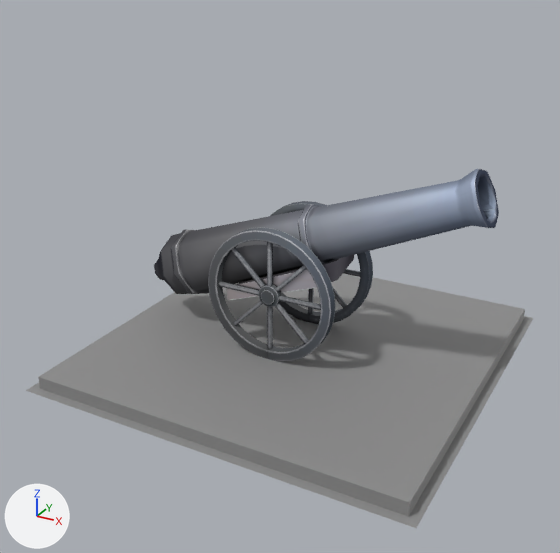
A saved change to the Blender file assets/Laser_Turret/LaserTurret.blend.
Both versions are drawn from a camera (50 mm lens) standing at (0.828, -1.627, 1.006) and looking at (-0.017, -0.09, 0.238). Lighting does not change. The marker at lower left points along +X, +Y and +Z.

The scene before the commit, as lines of its bpy script (objects in view):
```python
me_cylinder = bpy.data.meshes.new('Cylinder')
me_cylinder.from_pydata(...)  # 2094 vertices, 1998 faces; spans x -0.354..0.58, y -0.13..0.13, z -0.173..0.355
me_cylinder.materials.append(mat_cannon_mat)  # its picture is missing
me_plane_002 = bpy.data.meshes.new('Plane.002')
me_plane_002.from_pydata(...)  # 12 vertices, 9 faces; spans x -1.0..1.0, y -1.0..1.0, z -0.01..0.02
me_plane_002.materials.append(mat_world_material)  # grey #8e8e8e
ob_cannon = bpy.data.objects.new('Cannon', me_cylinder)
ob_cannon.location = (-0.11, -0.001, 0.193)
ob_singletile = bpy.data.objects.new('SingleTile', me_plane_002)
ob_singletile.location = (0.0, 0.0, 0.0)
ob_singletile.scale = (0.5, 0.5, 1.0)
```
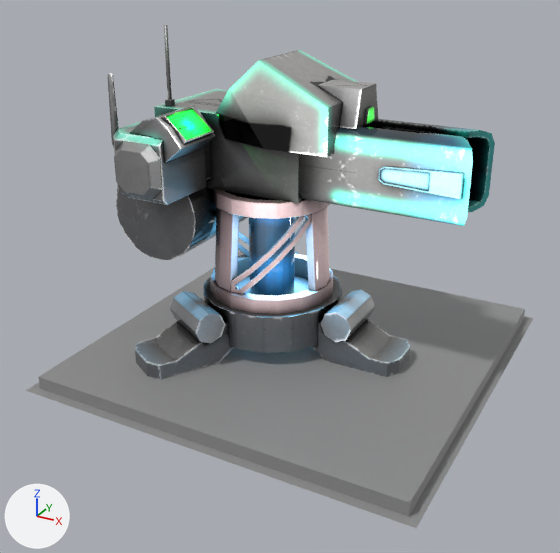
Scene script edits in JSON lines:
```json
{"op": "add", "block": "img_baked_texture", "code": ["img_baked_texture = load_image('Baked_Texture', 'Textures/Baked_Texture.png', 2048, 2048, 'sRGB')"]}
{"op": "add", "block": "mat_laser_cannon_material", "code": ["mat_laser_cannon_material = bpy.data.materials.new('Laser_Cannon_Material')", "# uses the picture img_baked_texture"]}
{"op": "add", "block": "me_circle", "code": ["me_circle = bpy.data.meshes.new('Circle')", "me_circle.from_pydata(...)  # 1145 vertices, 992 faces; spans x -0.403..0.48, y -0.345..0.345, z -0.072..0.719", "me_circle.materials.append(mat_laser_cannon_material)  # its picture is missing"]}
{"op": "remove", "block": "ob_cannon", "code": ["ob_cannon = bpy.data.objects.new('Cannon', me_cylinder)", "ob_cannon.location = (-0.11, -0.001, 0.193)"]}
{"op": "add", "block": "ob_circle", "code": ["ob_circle = bpy.data.objects.new('Circle', me_circle)", "ob_circle.location = (-0.048, 0.0, 0.093)"]}
```

What differs and where, as boxes (x1, y1, x2, y2) in the pictures (560 x 553 px):
```json
{"object": "Circle", "change": "added", "after": [108, 25, 495, 380]}
{"object": "Cannon", "change": "deleted", "before": [154, 169, 499, 361]}
```
